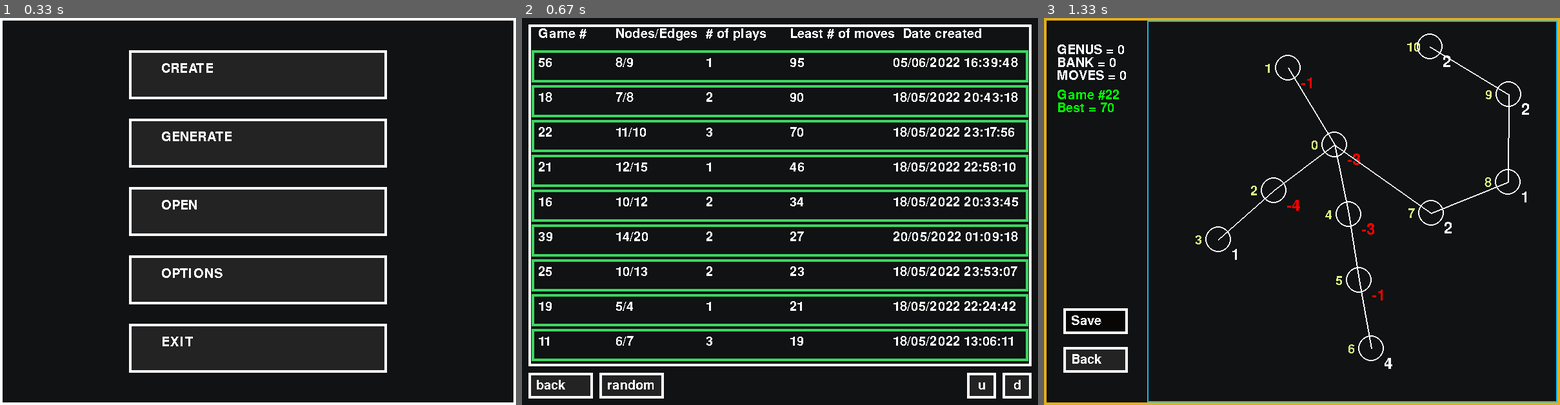
Above: before the commit, frames 1-3 (left to right).
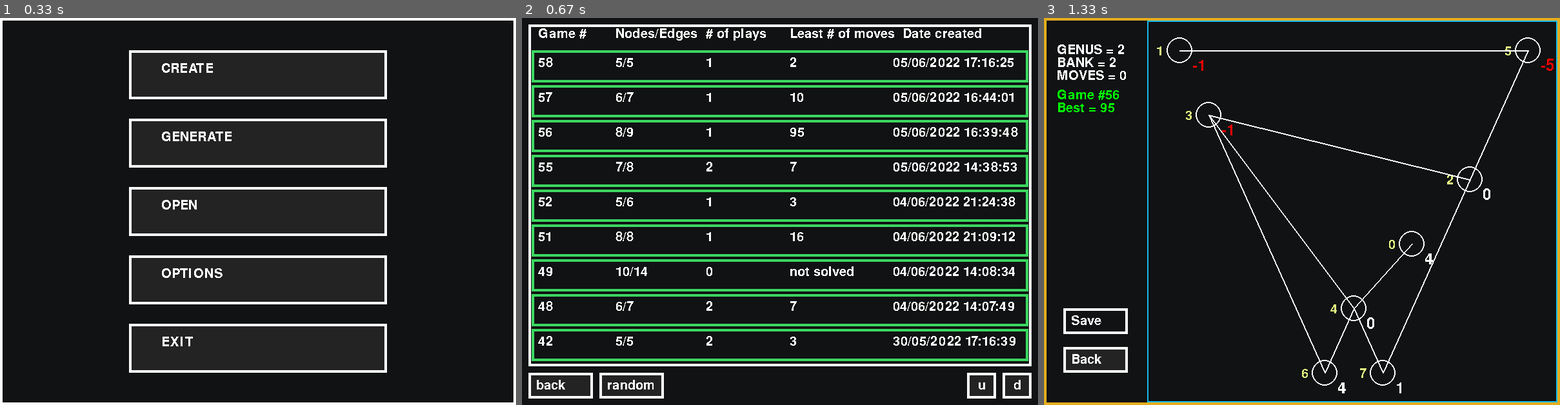
Above: after the commit, the same moments.

Repository: rayannott/dollargame
Game: pygame game, started from Gui.py
Same seed, same stepped clock (60 frames per second), same inputs: the game is played once before the commit and once after it.
Inputs (mouse positions are in pixels of both pictures, inside the frame that each line leads up to):
- Up to frame 1 (0.33 s): no input
- Up to frame 2 (0.67 s): click (780, 211) at 0.38 s
- Up to frame 3 (1.33 s): press the mouse at (1302, 203) at 0.7 s; move the mouse to (1214, 161) at 0.8 s; release the mouse at (1126, 118) at 0.93 s; click (1286, 192) at 1.05 s

Frame 1 is identical in both runs. In frame 2, 2.7% of the frame differs, in the area x 3-97%, y 10-85%; in frame 3, 3.0%, in the area x 11-99%, y 4-97%.

Commit message:
added some TODOs

Diff:
--- a/Gui.py
+++ b/Gui.py
@@ -302,6 +302,7 @@
 
 
 def GameWindow(g, filename=None):
+    # TODO: display best possible score (optional)
     pygame.display.set_caption('Game')
     field_rect = pygame.Rect((WIDTH*0.2, 4), (WIDTH*0.8-4, HEIGHT-8))
     btn_save = Button(topleft=(30, 450), size=(100, 40), text='Save')
@@ -368,7 +369,7 @@
                         # --------------------
                 else:
                     down_bool, node_down = mouse_on_node(g, down)
-                    up_bool, node_up = mouse_on_node(g, up)
+                    up_bool, _ = mouse_on_node(g, up)
                     if down_bool and not is_victory:
                         if event.button == 4:
                             print(f'Node {node_down} gives')
@@ -404,7 +405,9 @@
 
 def OptionsWindow():
     pygame.display.set_caption('Options')
-
+    # TODO: toggle: indicate best possible score in the OpenWindow
+    # by colouring the number of moves to gold if best_score <= best_possible
+    # (computationally expensive)
     show_indices = OPTIONS['show_node_ids']
     sort_by = OPTIONS['sort_by']
     sort_by_num = SORTBY_LIST.index(sort_by)
--- a/options.json
+++ b/options.json
@@ -1 +1 @@
-{"show_node_ids": true, "dummy": 10, "sort_by": "best_score", "layout": "planar"}
+{"show_node_ids": true, "dummy": 18, "sort_by": "date_created", "layout": "planar"}
--- a/theme.json
+++ b/theme.json
@@ -10,6 +10,6 @@
 	"open_game_panels": "#3CD761",
 	"hover_text": "#B0B0FA",
 	"counter_text": "#C255C8",
-	"button_inactive": "#080505",
+	"button_inactive": "#101213",
 	"button_default": "#232323"
 }
Not shown, changed: dollar_game_RL.ipynb
